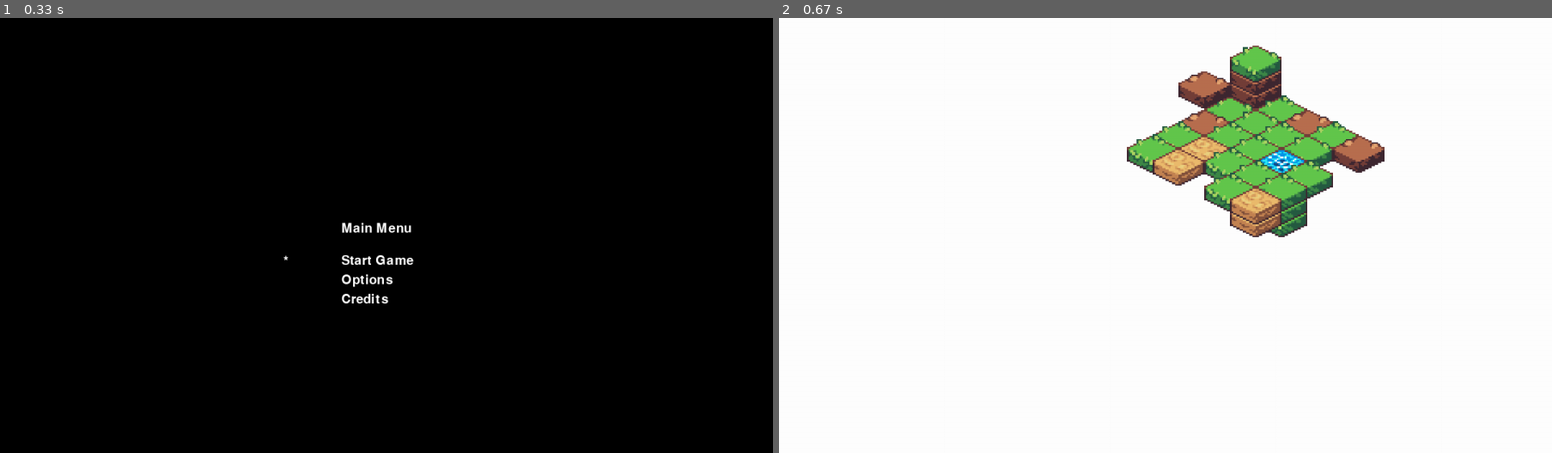
Above: before the commit, frames 1-2 (left to right).
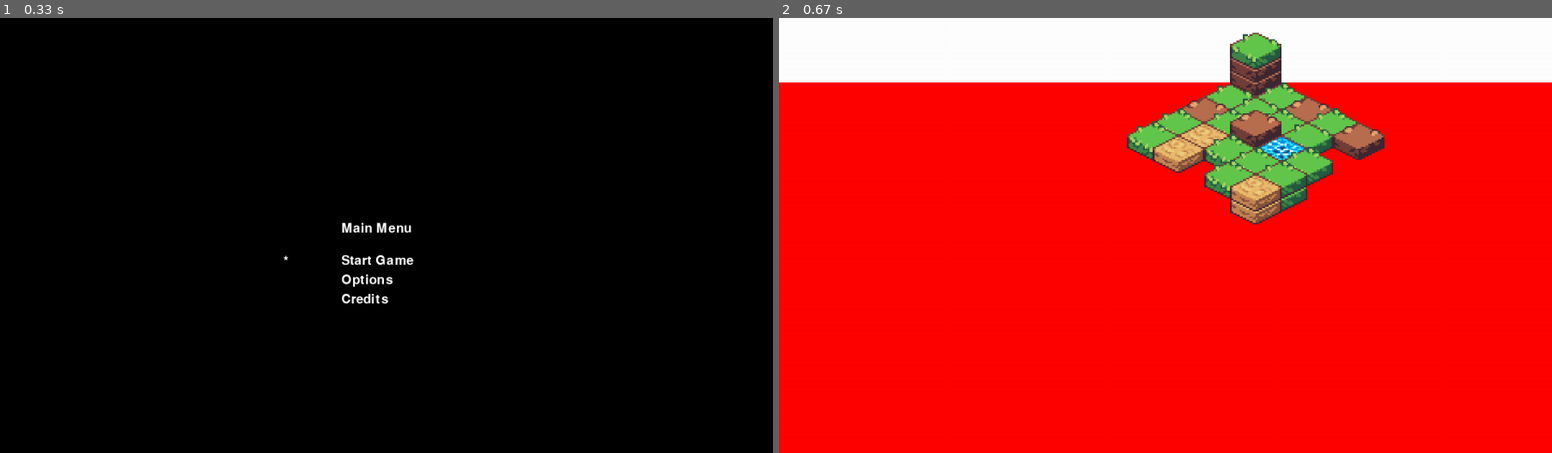
Above: after the commit, the same moments.

Repository: angelstreet/pygame
Game: pygame game, started from my_games/engine/main_game_menu.py
Two runs of this game, one before a commit and one after it. Both use one fixed random seed, a clock stepped at 60 frames per second and the inputs below.
Inputs:
- Up to frame 1 (0.33 s): no input
- Up to frame 2 (0.67 s): tap Enter at 0.33 s

Frame 1 is identical in both runs. In frame 2, 84% of the frame differs, in the area x 0-100%, y 3-100%.

Commit message:
Fix tilemap issues

Diff:
--- a/my_games/engine/assets/data/isotilemap.json
+++ b/my_games/engine/assets/data/isotilemap.json
@@ -4,7 +4,7 @@
   "_comment": "Multidimensionnal isometric tilemap",
   "map_data" :[
                 [
-                  [{"tile_frame":1,"z":0,"sort":true}, {"tile_frame":3,"z":-20,"sort":true},{"tile_frame":3,"z":-40,"sort":true},{"tile_frame":2,"z":-60,"sort":true}],
+                  [{"tile_frame":1,"z":0,"sort":true}, {"tile_frame":3,"z":-40,"sort":true},{"tile_frame":3,"z":-80,"sort":true},{"tile_frame":2,"z":-120,"sort":true}],
                   [{"tile_frame":1,"z":0,"sort":true}],
                   [{"tile_frame":3,"z":0,"sort":true}],
                   [{"tile_frame":1,"z":0,"sort":true}],
@@ -18,9 +18,9 @@
                   []
                 ],
                 [
-                  [{"tile_frame":3,"z":0,"sort":true},{"tile_frame":3,"z":-60,"sort":true}],
+                  [{"tile_frame":3,"z":0,"sort":true}],
                   [{"tile_frame":1,"z":0,"sort":true}],
-                  [{"tile_frame":1,"z":0,"sort":true}],
+                  [{"tile_frame":1,"z":0,"sort":true},{"tile_frame":3,"z":-40,"sort":true}],
                   [{"tile_frame":4,"z":0,"sort":true}],
                   [{"tile_frame":1,"z":0,"sort":true}]
                 ],
@@ -29,14 +29,14 @@
                   [{"tile_frame":5,"z":0,"sort":true}],
                   [{"tile_frame":1,"z":0,"sort":true}],
                   [{"tile_frame":1,"z":0,"sort":true}],
-                  [{"tile_frame":1,"z":0,"sort":true},{"tile_frame":1,"z":20,"sort":true},{"tile_frame":1,"z":40,"sort":true}]
+                  [{"tile_frame":1,"z":0,"sort":true},{"tile_frame":1,"z":40,"sort":true},{"tile_frame":1,"z":40,"sort":true}]
                 ],
                 [
                   [{"tile_frame":1,"z":0,"sort":true}],
                   [{"tile_frame":5,"z":0,"sort":true}],
                   [],
                   [{"tile_frame":1,"z":0,"sort":true}],
-                  [{"tile_frame":5,"z":0,"sort":true},{"tile_frame":5,"z":20,"sort":true}]
+                  [{"tile_frame":5,"z":0,"sort":true},{"tile_frame":5,"z":40,"sort":true}]
                 ]
               ],
 	"tiles_data" :[
@@ -47,7 +47,7 @@
 			"x":0,
 			"y":0,
 			"offsetx" : 0,
-			"offsety" : 40
+			"offsety" :-40
 	},
 	{
 			"name": "tile2",
@@ -56,7 +56,7 @@
 			"x":160,
 			"y":0,
 			"offsetx" : 0,
-			"offsety" : 40
+			"offsety" : -40
 	},
 	{
 			"name": "tile3",
@@ -65,7 +65,7 @@
 			"x":320,
 			"y":0,
 			"offsetx" : 0,
-			"offsety" : 40
+			"offsety" : -40
 	},
 	{
 			"name": "tile4",
@@ -74,7 +74,7 @@
 			"x":480,
 			"y":0,
 			"offsetx" : 0,
-			"offsety" : 40
+			"offsety" : -40
 	},
 	{
 			"name": "tile5",
@@ -83,7 +83,7 @@
 			"x":640,
 			"y":0,
 			"offsetx" : 0,
-			"offsety" : 40
+			"offsety" : -40
 	}]
 	}
 }
--- a/my_games/engine/assets/data/isotilemap2.json
+++ b/my_games/engine/assets/data/isotilemap2.json
@@ -3,8 +3,8 @@
 	"colorkey" :null,
   "_comment": "Multidimensionnal isometric tilemap",
   "map_data" :[
-                [[{"tile_frame":1,"z":0,"sort":true}],[{"tile_frame":1,"z":0,"sort":true}],[{"tile_frame":3,"z …(278 unchanged characters)…
-                [[{"tile_frame":1,"z":0,"sort":true}],[{"tile_frame":1,"z …(281 unchanged characters)…
+                [[{"tile_frame":1,"z":0,"sort":true}],[{"tile_frame":3,"z":0,"sort":true}],[{"tile_frame":3,"z …(278 unchanged characters)…
+                [[{"tile_frame":4,"z":0,"sort":true}],[{"tile_frame":1,"z …(281 unchanged characters)…
                 [[{"tile_frame":1,"z":0,"sort":true}],[{"tile_frame":1,"z":0,"sort":true}],[{"tile_frame":3,"z":0,"sort …(269 unchanged characters)…
                 [[{"tile_frame":1,"z":0,"sort":true}],[{"tile_frame":1,"z":0,"sort":true}],[{"tile_frame":3,"z":0,"sort …(269 unchanged characters)…
                 [[{"tile_frame":1,"z":0,"sort":true}],[{"tile_frame":1,"z":0,"sort":true}],[{"tile_frame":3,"z":0,"sort …(235 unchanged characters)…
@@ -22,7 +22,7 @@
 			"x":0,
 			"y":0,
 			"offsetx" : 0,
-			"offsety" : 40
+			"offsety" : -40
 	},
 	{
 			"name": "tile2",
@@ -31,7 +31,7 @@
 			"x":160,
 			"y":0,
 			"offsetx" : 0,
-			"offsety" : 40
+			"offsety" : -40
 	},
 	{
 			"name": "tile3",
@@ -40,7 +40,7 @@
 			"x":320,
 			"y":0,
 			"offsetx" : 0,
-			"offsety" : 40
+			"offsety" : -40
 	},
 	{
 			"name": "tile4",
@@ -49,7 +49,7 @@
 			"x":480,
 			"y":0,
 			"offsetx" : 0,
-			"offsety" : 40
+			"offsety" : -40
 	},
 	{
 			"name": "tile5",
@@ -58,7 +58,7 @@
 			"x":640,
 			"y":0,
 			"offsetx" : 0,
-			"offsety" : 40
+			"offsety" : -40
 	}]
 	}
 }
--- /dev/null
+++ b/my_games/engine/assets/data/isotilemap3.json
@@ -0,0 +1,37 @@
+{"tilemap": {
+  "tilesheet_name" :"assets/image/tilesheet2.png",
+	"colorkey" :null,
+  "_comment": "Multidimensionnal isometric tilemap",
+  "map_data" :[
+                [[{"tile_frame":2,"z":0,"sort":true}],[{"tile_frame":2,"z":0,"sort":true}],[{"tile_frame":1,"z":0,"sort":true}],[{"tile_frame":1,"z":0,"sort":true}],[{"tile_frame":1,"z":0,"sort":true}],[{"tile_frame":1,"z":0,"sort":true}],[{"tile_frame":1,"z":0,"sort":true}],[{"tile_frame":1,"z":0,"sort":true}],[{"tile_frame":1,"z":0,"sort":true}],[{"tile_frame":1,"z":0,"sort":true}]],
+                [[{"tile_frame":2,"z":0,"sort":true}],[{"tile_frame":1,"z":0,"sort":true}],[{"tile_frame":1,"z":0,"sort":true}],[{"tile_frame":1,"z":0,"sort":true}],[{"tile_frame":1,"z":0,"sort":true}],[{"tile_frame":1,"z":0,"sort":true}],[{"tile_frame":1,"z":0,"sort":true}],[{"tile_frame":1,"z":0,"sort":true}],[{"tile_frame":1,"z":0,"sort":true}],[{"tile_frame":1,"z":0,"sort":true}]],
+                [[{"tile_frame":2,"z":0,"sort":true}],[{"tile_frame":1,"z":0,"sort":true}],[{"tile_frame":1,"z":0,"sort":true}],[{"tile_frame":1,"z":0,"sort":true}],[{"tile_frame":1,"z":0,"sort":true}],[{"tile_frame":1,"z":0,"sort":true}],[{"tile_frame":1,"z":0,"sort":true}],[{"tile_frame":1,"z":0,"sort":true}],[{"tile_frame":1,"z":0,"sort":true}],[{"tile_frame":1,"z":0,"sort":true}]],
+                [[{"tile_frame":1,"z":0,"sort":true}],[{"tile_frame":1,"z":0,"sort":true}],[{"tile_frame":1,"z":0,"sort":true}],[{"tile_frame":1,"z":0,"sort":true}],[{"tile_frame":1,"z":0,"sort":true}],[{"tile_frame":1,"z":0,"sort":true}],[{"tile_frame":1,"z":0,"sort":true}],[{"tile_frame":1,"z":0,"sort":true}],[{"tile_frame":1,"z":0,"sort":true}],[{"tile_frame":1,"z":0,"sort":true}]],
+                [[{"tile_frame":1,"z":0,"sort":true}],[{"tile_frame":1,"z":0,"sort":true}],[{"tile_frame":1,"z":0,"sort":true}],[{"tile_frame":1,"z":0,"sort":true}],[{"tile_frame":1,"z":0,"sort":true}],[{"tile_frame":1,"z":0,"sort":true}],[{"tile_frame":1,"z":0,"sort":true}],[{"tile_frame":1,"z":0,"sort":true}],[{"tile_frame":1,"z":0,"sort":true}],[{"tile_frame":1,"z":0,"sort":true}]],
+                [[{"tile_frame":1,"z":0,"sort":true}],[{"tile_frame":1,"z":0,"sort":true}],[{"tile_frame":1,"z":0,"sort":true}],[{"tile_frame":1,"z":0,"sort":true}],[{"tile_frame":1,"z":0,"sort":true}],[{"tile_frame":1,"z":0,"sort":true}],[{"tile_frame":1,"z":0,"sort":true}],[{"tile_frame":1,"z":0,"sort":true}],[{"tile_frame":1,"z":0,"sort":true}],[{"tile_frame":1,"z":0,"sort":true}]],
+                [[{"tile_frame":1,"z":0,"sort":true}],[{"tile_frame":1,"z":0,"sort":true}],[{"tile_frame":1,"z":0,"sort":true}],[{"tile_frame":1,"z":0,"sort":true}],[{"tile_frame":1,"z":0,"sort":true}],[{"tile_frame":1,"z":0,"sort":true}],[{"tile_frame":1,"z":0,"sort":true}],[{"tile_frame":1,"z":0,"sort":true}],[{"tile_frame":1,"z":0,"sort":true}],[{"tile_frame":1,"z":0,"sort":true}]],
+                [[{"tile_frame":1,"z":0,"sort":true}],[{"tile_frame":1,"z":0,"sort":true}],[{"tile_frame":1,"z":0,"sort":true}],[{"tile_frame":1,"z":0,"sort":true}],[{"tile_frame":1,"z":0,"sort":true}],[{"tile_frame":1,"z":0,"sort":true}],[{"tile_frame":1,"z":0,"sort":true}],[{"tile_frame":1,"z":0,"sort":true}],[{"tile_frame":1,"z":0,"sort":true}],[{"tile_frame":1,"z":0,"sort":true}]],
+                [[{"tile_frame":1,"z":0,"sort":true}],[{"tile_frame":1,"z":0,"sort":true}],[{"tile_frame":1,"z":0,"sort":true}],[{"tile_frame":1,"z":0,"sort":true}],[{"tile_frame":1,"z":0,"sort":true}],[{"tile_frame":1,"z":0,"sort":true}],[{"tile_frame":1,"z":0,"sort":true}],[{"tile_frame":1,"z":0,"sort":true}],[{"tile_frame":1,"z":0,"sort":true}],[{"tile_frame":1,"z":0,"sort":true}]],
+                [[{"tile_frame":1,"z":0,"sort":true}],[{"tile_frame":1,"z":0,"sort":true}],[{"tile_frame":1,"z":0,"sort":true}],[{"tile_frame":1,"z":0,"sort":true}],[{"tile_frame":1,"z":0,"sort":true}],[{"tile_frame":1,"z":0,"sort":true}],[{"tile_frame":1,"z":0,"sort":true}],[{"tile_frame":1,"z":0,"sort":true}],[{"tile_frame":1,"z":0,"sort":true}],[{"tile_frame":1,"z":0,"sort":true}]]
+              ],
+	"tiles_data" :[
+	{
+			"name": "tile1",
+			"w": 60,
+			"h": 40,
+			"x":0,
+			"y":10,
+			"offsetx" : 0,
+			"offsety" : 0
+	},
+	{
+			"name": "tile2",
+			"w": 60,
+			"h": 40,
+			"x":0,
+			"y":80,
+			"offsetx" : 0,
+			"offsety" : -30
+	}]
+	}
+}
--- a/my_games/engine/main_tilemap.py
+++ b/my_games/engine/main_tilemap.py
@@ -2,7 +2,7 @@
 ####################################################
 import sys,os,pygame
 sys.path.append(os.path.dirname(os.path.dirname(os.path.abspath(__file__))))
-from src.game import Game, GREEN
+from src.game import Game, GREEN,FONT_NAME,BLACK
 
 
 FPS = 60
@@ -24,7 +24,8 @@
     display = pygame.Surface((GAME_WIDTH, GAME_HEIGHT))
     # GAME ---------------------
     game = Game(screen, display, GAME_WIDTH, GAME_HEIGHT)
-    #game.image.fill(GREEN)
+    game.image.fill(GREEN)
+    fpstext = game.add_dynamic_text('',FONT_NAME,20,BLACK,None, GAME_WIDTH-70,20, game.ui_sprites)
     #tilemap = game.create_isotilemap(0,100,'assets/data/isotilemap.json',0.5)
     tilemap = game.create_isotilemap(0,100,1400,800,'assets/data/isotilemap.json',0.5)
     player = game.create_player('assets/data/player.json',2)
@@ -64,6 +65,7 @@
                     player.K_SPACE = False
                 if event.key == pygame.K_RETURN:
                     player.K_RETURN = False
+        fpstext.text = str(int(clock.get_fps()))+" FPS"
         game.draw_screen()
         clock.tick(FPS)
 
--- a/my_games/engine/src/game_objects.py
+++ b/my_games/engine/src/game_objects.py
@@ -30,7 +30,7 @@
         else:
             self.layer.add(self)
 
-    def draw_text(text, font_name, size, color):
+    def draw_text(self,text, font_name, size, color):
         font = pygame.font.Font(font_name, size)
         text_surface = font.render(str(text), True, color)
         return text_surface
--- a/my_games/engine/src/isotilemap.py
+++ b/my_games/engine/src/isotilemap.py
@@ -5,11 +5,11 @@
 RED = (255, 0, 0)
 
 class Tile(pygame.sprite.Sprite):
-    def __init__(self,tile_sprite, tile_frame,map_w, x,y,z,w,h,isox,isoy,offsetx,offsety,scale,sort):
+    def __init__(self,tilemap, tile_sprite, tile_frame,x,y,z,w,h,isox,isoy,offsetx,offsety,sort):
         pygame.sprite.Sprite.__init__(self)
+        self.tilemap=tilemap
         self.tile_sprite=tile_sprite
         self.tile_frame = tile_frame
-        self.map_w = map_w
         self.x = x
         self.y = y
         self.z = z
@@ -19,24 +19,21 @@
         self.isoy = isoy
         self.offsetx = offsetx
         self.offsety = offsety
-        self.scale = scale
         self.sort = sort
         self.init_tile()
 
     def init_tile(self):
-        self.image = pygame.transform.scale(self.tile_sprite, (round(self.w*self.scale), round(self.h*self.scale)))
+        self.image = pygame.Surface((self.w, self.h),pygame.SRCALPHA, 32).convert_alpha()
+        self.image.blit(self.tile_sprite , (0, 0))
         self.rect = self.image.get_rect()
-        self.rect.x=self.isox+self.map_w/2
-        self.rect.y=self.isoy+self.z
+        self.rect.x = self.isox+self.offsetx+self.tilemap.map_w/2+self.tilemap.x
+        self.rect.y = self.isoy+self.z+self.offsety+self.tilemap.y
 
     def isStatic(self):
         return not self.sort
 
     def zsort(self):
-        if self.z>0 :
-            depth = round(self.rect.y+self.rect.h-10*self.z)
-        else :
-            depth = round(self.rect.y+self.rect.h-self.z)
+        depth = round(self.rect.y+self.rect.h-self.z)
         return depth
 
     def update(self):
@@ -56,6 +53,7 @@
         self.scale = scale
         self.static_tiles = []
         self.dynamic_tiles = []
+        self.sort=True # for debug issues
         self.init_map()
         self.draw_map()
 
@@ -67,7 +65,7 @@
         self.map_data = data['tilemap']['map_data']
 
     def sort_tile(self,tile):
-        if tile.isStatic() :
+        if not self.sort or tile.isStatic() :
             self.static_tiles.append(tile)
         else:
             self.dynamic_tiles.append(tile)
@@ -75,15 +73,19 @@
     def draw_tile(self, x, y, z, tile_frame,sort):
         tile_data = self.tileset[tile_frame-1]
         tile_sprite, w, h, offsetx, offsety = tile_data
-        isox, isoy = cartesian_to_iso(x, y, w*self.scale-offsetx*self.scale, h*self.scale-offsety*self.scale)
-        tile = Tile(tile_sprite, tile_frame,self.map_w,x,y,z,w,h,isox+self.x,isoy+self.y,offsetx,offsety,self.scale,sort)
+        isox, isoy = cartesian_to_iso(x, y, w, h+offsety)
+        tile = Tile(self,tile_sprite, tile_frame,x,y,z,w,h,isox,isoy,offsetx,offsety,sort)
         self.sort_tile(tile)
 
+    def zsort(self, tile):
+        return tile['z']
 
     def draw_tiles(self, x, y, tile_list):
+        #if x>1 or y >1 : return
+        tile_list.sort(key=self.zsort,reverse=True)
         for tile in tile_list:
             tile_frame = tile['tile_frame']
-            z = tile['z']
+            z = tile['z']*self.scale
             sort = False
             if 'sort' in tile :
                 sort = True
@@ -92,31 +94,40 @@
 
     def init_map(self):
         self.image = pygame.Surface((self.map_w*self.scale, self.map_h*self.scale),pygame.SRCALPHA, 32).convert_alpha()
+        self.image = pygame.Surface((self.map_w,self.map_h),pygame.SRCALPHA, 32).convert_alpha()
         self.rect = self.image.get_rect()
         self.load_map_data_from_json()
         if self.colorkey:
-            print("test")
             self.tilesheet_img = pygame.image.load(self.tilesheet_name).convert()
             self.tilesheet_img.set_colorkey(self.colorkey)
         else :
             self.tilesheet_img = pygame.image.load(self.tilesheet_name).convert_alpha()
-
+        rect = self.tilesheet_img.get_rect()
+        self.tilesheet_img = pygame.transform.scale(self.tilesheet_img, (round(rect.width*self.scale), round(rect.height*self.scale)))
         self.tileset = []
         self.tiles = []
         for tile_data in self.tiles_data:
             x,y = tile_data['x'], tile_data['y']
             w,h = tile_data['w'], tile_data['h']
             offsetx,offsety = tile_data['offsetx'], tile_data['offsety']
+            x,y,w,h,offsetx,offsety = [int(elt*self.scale) for elt in (x,y,w,h,offsetx,offsety)]
             tile_sprite = pygame.Surface((w, h),pygame.SRCALPHA, 32).convert_alpha()
             tile_sprite.blit(self.tilesheet_img, (0, 0), (x, y, w, h))
             self.tileset.append((tile_sprite,w,h,offsetx,offsety))
+
         for y, row in enumerate(self.map_data):
             for x, tile_list in enumerate(row):
                 self.draw_tiles(x,y,tile_list)
 
     def draw_map(self) :
+        self.image.fill(RED)
         for tile in self.static_tiles :
-            self.image.blit(tile.image,(tile.isox+self.map_w/2,tile.isoy))
+            print(tile.y,tile.offsety,self.scale,tile.isox,tile.isoy)
+            x = tile.isox+tile.offsetx+self.map_w/2
+            y = tile.isoy+tile.z+120 #100 is security based on average offsety
+            self.image.blit(tile.image,(x,y))
+        self.rect.x = self.x
+        self.rect.y = self.y
 
     def getBackground(self):
         return self
--- a/my_games/engine/src/player.py
+++ b/my_games/engine/src/player.py
@@ -185,7 +185,6 @@
                 self.set_state('idle')
 
     def get_frame_rate(self):
-        # +1 to skip midbottm
         frame_rate = self.frames_data[self.current_frame][self.current_frame_id+1]['frame_rate']
         return frame_rate
 
@@ -216,10 +215,8 @@
     def update(self):
         self.check_event()  # check key press event
         self.move_player()
-        #self.set_frame()  # attack_right_down_1, hurt_right_up_1, etc..
-        #self.set_state()  # idle, move or attack
         self.animate()  # animate player by updating frame
 
     def zsort(self):
-        depth = round(self.rect.y+self.rect.h-self.z+54)
+        depth = round(self.rect.y+self.rect.h-self.z+50)
         return depth
Binary file added: my_games/engine/assets/image/tilesheet2.png
